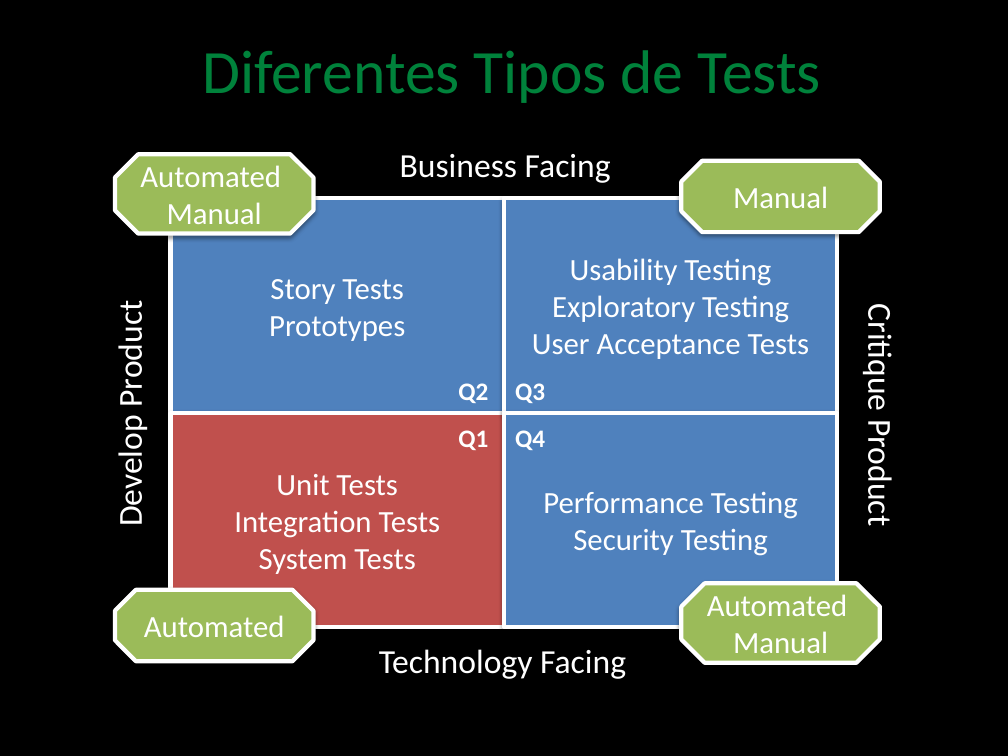
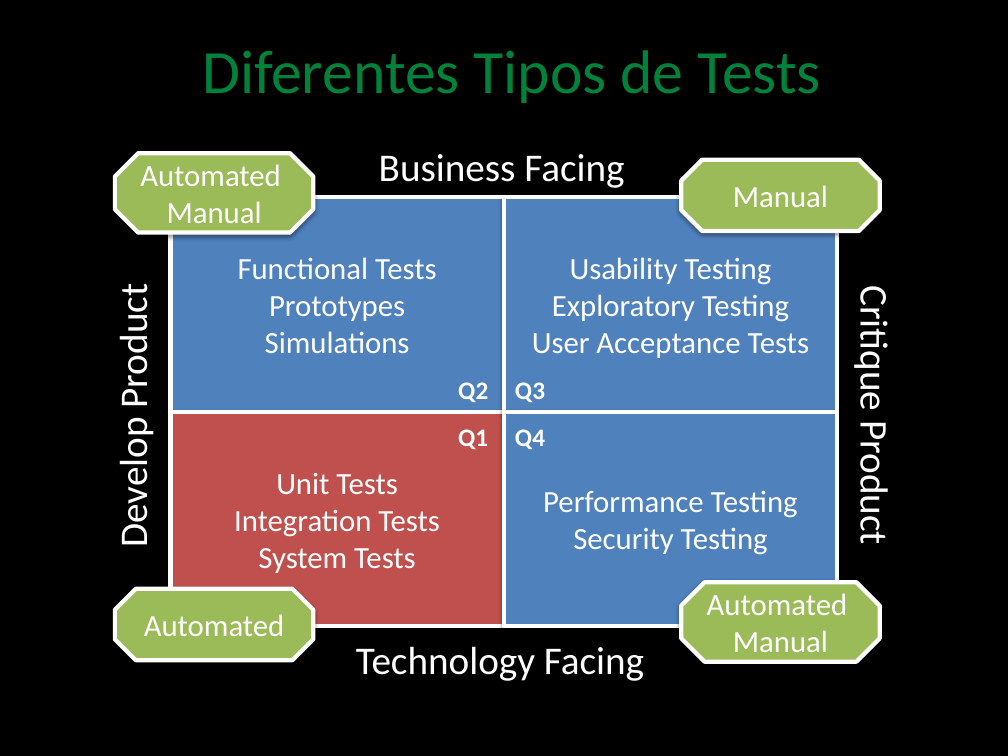
Before and after one commit to angelnunezsalazar/Test-Automation-NET, a slide deck: slide 6 of Diapositivas/0. Test Automation.pptx. Drawn at 1008x756 pixels with LibreOffice and Linux fonts; fonts in the diff are those of the drawing; background and template pictures are left out. Boxes give left, top, right and bottom in pixels: in the first picture for what was removed or moved away, otherwise in the second. Text is boxed around its words. In the diff, an @@ line names an element or a change of style, - is before the commit and + after.

```diff
--- a/Diapositivas/0. Test Automation.pptx
+++ b/Diapositivas/0. Test Automation.pptx
@@ text "Business Facing": place and size @@
-text "Business Facing" at box(400, 154, 611, 183)
+text "Business Facing" at box(379, 154, 624, 188)
@@ text in rectangle at box(238, 257, 437, 279): text changed @@
-Story Tests
+Functional Tests
@@ text "Develop Product": place and size @@
-text "Develop Product" at box(110, 310, 151, 524)
+text "Develop Product" at box(110, 297, 158, 543)
@@ text "Develop Product" at box(110, 297, 158, 543): size 24 to 28 pt; alignment left to centre @@
@@ size 24 to 28 pt in 3 elements at box(356, 646, 644, 681), box(379, 154, 624, 188), box(850, 297, 898, 541) @@
@@ text "Critique Product": place and size @@
-text "Critique Product" at box(859, 314, 900, 523)
+text "Critique Product" at box(850, 297, 898, 541)
@@ text in rectangle at box(265, 331, 410, 353): paragraph added @@
+Simulations
@@ text "Technology Facing": place and size @@
-text "Technology Facing" at box(379, 649, 626, 679)
+text "Technology Facing" at box(356, 646, 644, 681)
```
Also in this commit, not shown: 4 other slides changed, 1 other file.
